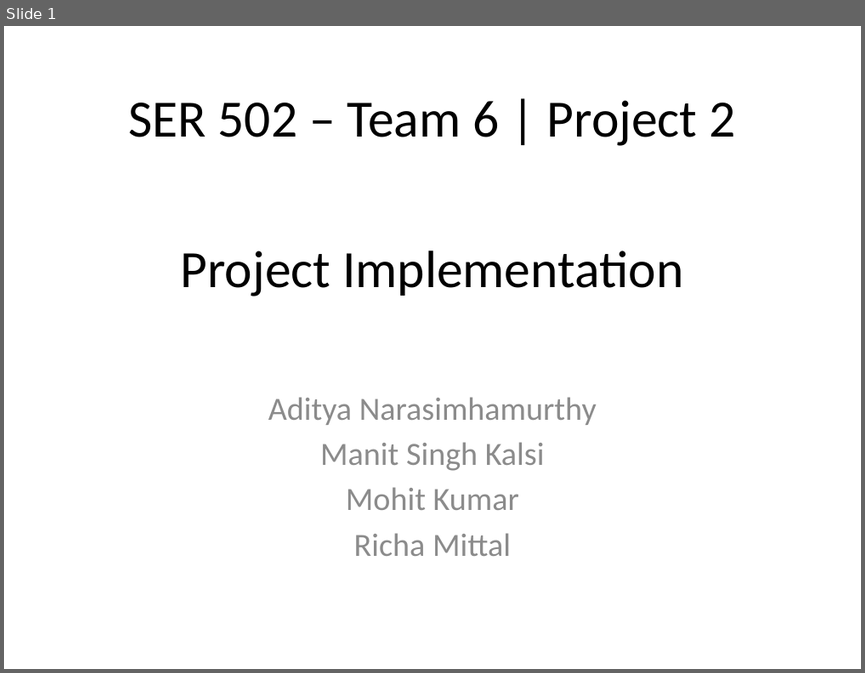
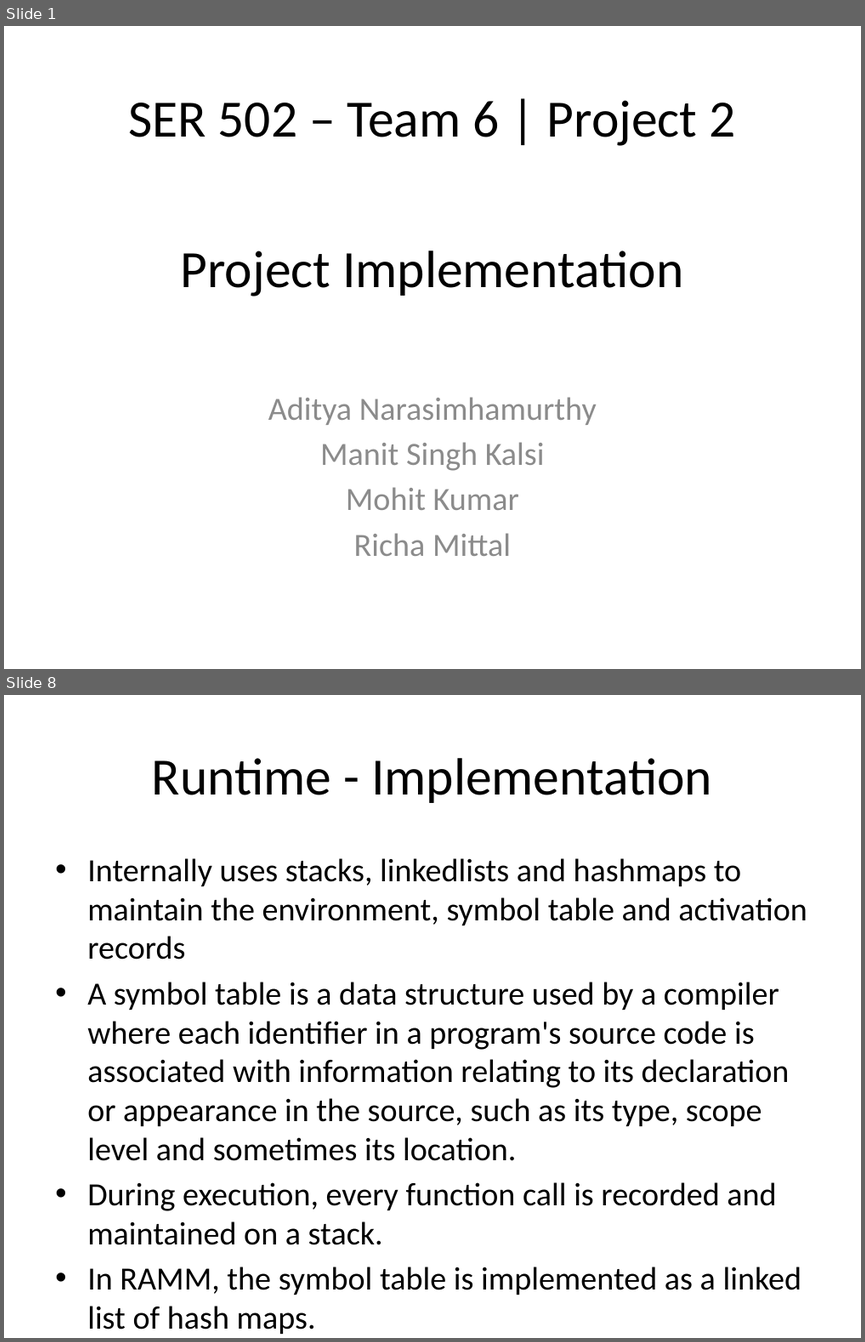
Before and after one commit to kazekagegaara/ramm, a slide deck: doc/Implementation.pptx. Shown one above the other, each under a label of ours: slide 1 before the commit, slides 1 and 8 after it; the slides between them are not shown. The pictures are 865x673 and 865x1342 pixels, drawn with LibreOffice and Linux fonts; fonts in the diff are those of the drawing. Boxes give left, top, right and bottom in pixels: in the first picture for what was removed or moved away, otherwise in the second. Text is boxed around its words. In the diff, an @@ line names an element or a change of style, - is before the commit and + after.

```diff
--- a/doc/Implementation.pptx
+++ b/doc/Implementation.pptx
@@ slide 8 added at (x1=4, y1=695, x2=861, y2=1338), background #FFFFFF @@
@@ title added at (x1=152, y1=758, x2=712, y2=803), 44 pt, text #000000 @@
+Runtime - Implementation
@@ text added at (x1=87, y1=858, x2=807, y2=1333), 27.2 pt, text #000000 @@
+• Internally uses stacks, linkedlists and hashmaps to maintain the environment, symbol table and activation records
+• A symbol table is a data structure used by a compiler where each identifier in a program's source code is associated with information relating to its declaration or appearance in the source, such as its type, scope level and sometimes its location.
+• During execution, every function call is recorded and maintained on a stack.
+• In RAMM, the symbol table is implemented as a linked list of hash maps.
```
Also in this commit, not shown: 2 slides changed, 4 other slides added, 4 slides removed, 1 other file.
